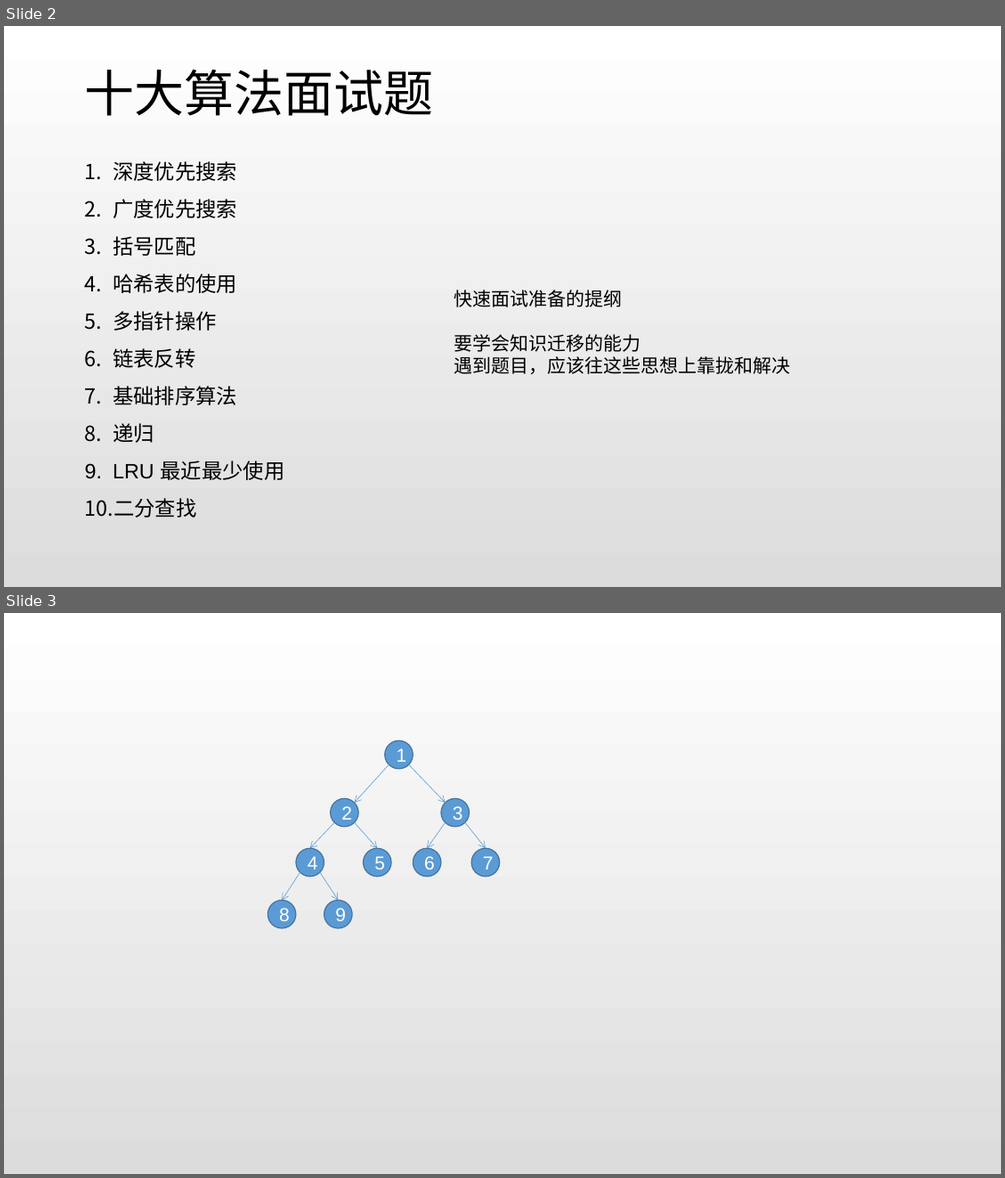
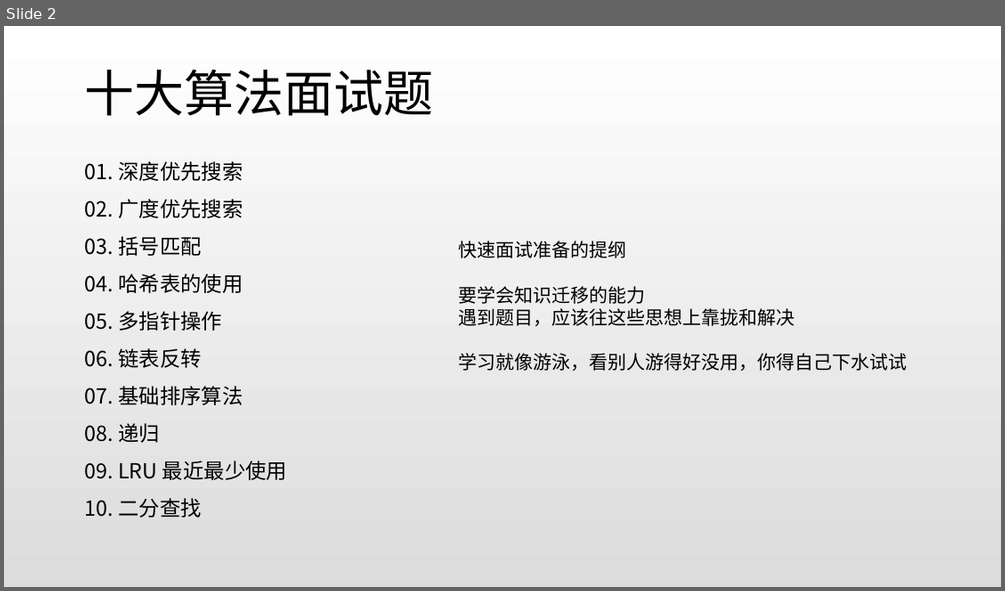
Before and after one commit to peiss/ant-learn-algorithm, a slide deck: 互联网公司十大算法面试题.pptx. Shown one above the other, each under a label of ours: slides 2 and 3 before the commit, slide 2 after it. The pictures are 1005x1178 and 1005x591 pixels, drawn with LibreOffice and Linux fonts; fonts in the diff are those of the drawing. Boxes give left, top, right and bottom in pixels: in the first picture for what was removed or moved away, otherwise in the second. Text is boxed around its words. In the diff, an @@ line names an element or a change of style, - is before the commit and + after.

```diff
--- a/互联网公司十大算法面试题.pptx
+++ b/互联网公司十大算法面试题.pptx
@@ slide 3 removed at [4, 613, 1001, 1174], background gradient #FFFFFF to #DCDCDC @@
@@ ellipse removed at [385, 741, 413, 770] @@
-1
@@ arrow removed from (389, 765) to (355, 803) @@
@@ arrow removed from (409, 765) to (445, 803) @@
@@ ellipse removed at [330, 798, 358, 827] @@
-2
@@ ellipse removed at [442, 798, 469, 827] @@
-3
@@ arrow removed from (334, 822) to (310, 849) @@
@@ arrow removed from (355, 822) to (377, 849) @@
@@ arrow removed from (445, 822) to (428, 849) @@
@@ arrow removed from (465, 822) to (485, 849) @@
@@ ellipse removed at [296, 849, 324, 877] @@
-4
@@ ellipse removed at [363, 849, 391, 877] @@
-5
@@ ellipse removed at [413, 849, 442, 877] @@
-6
@@ ellipse removed at [471, 849, 500, 877] @@
-7
@@ arrow removed from (300, 873) to (283, 900) @@
@@ arrow removed from (320, 873) to (339, 900) @@
@@ ellipse removed at [268, 900, 297, 929] @@
-8
@@ ellipse removed at [324, 900, 353, 929] @@
-9
@@ slide 2 changed as well @@
@@ text at [85, 161, 287, 517]: text changed; font Arial to Noto Sans CJK SC @@
-1. 深度优先搜索
-2. 广度优先搜索
-3. 括号匹配
-4. 哈希表的使用
-5. 多指针操作
-6. 链表反转
-7. 基础排序算法
-8. 递归
-9. LRU 最近最少使用
-10. 二分查找
+01. 深度优先搜索
+02. 广度优先搜索
+03. 括号匹配
+04. 哈希表的使用
+05. 多指针操作
+06. 链表反转
+07. 基础排序算法
+08. 递归
+09. LRU 最近最少使用
+10. 二分查找
@@ text "快速面试准备的提纲": place and size @@
-text "快速面试准备的提纲" at [454, 289, 791, 374]
+text "快速面试准备的提纲" at [458, 240, 906, 370]
@@ text at [458, 353, 906, 370]: paragraph added @@
+学习就像游泳，看别人游得好没用，你得自己下水试试
```
Also in this commit, not shown: 1 other slide changed, 4 slides added, 22 other files.
